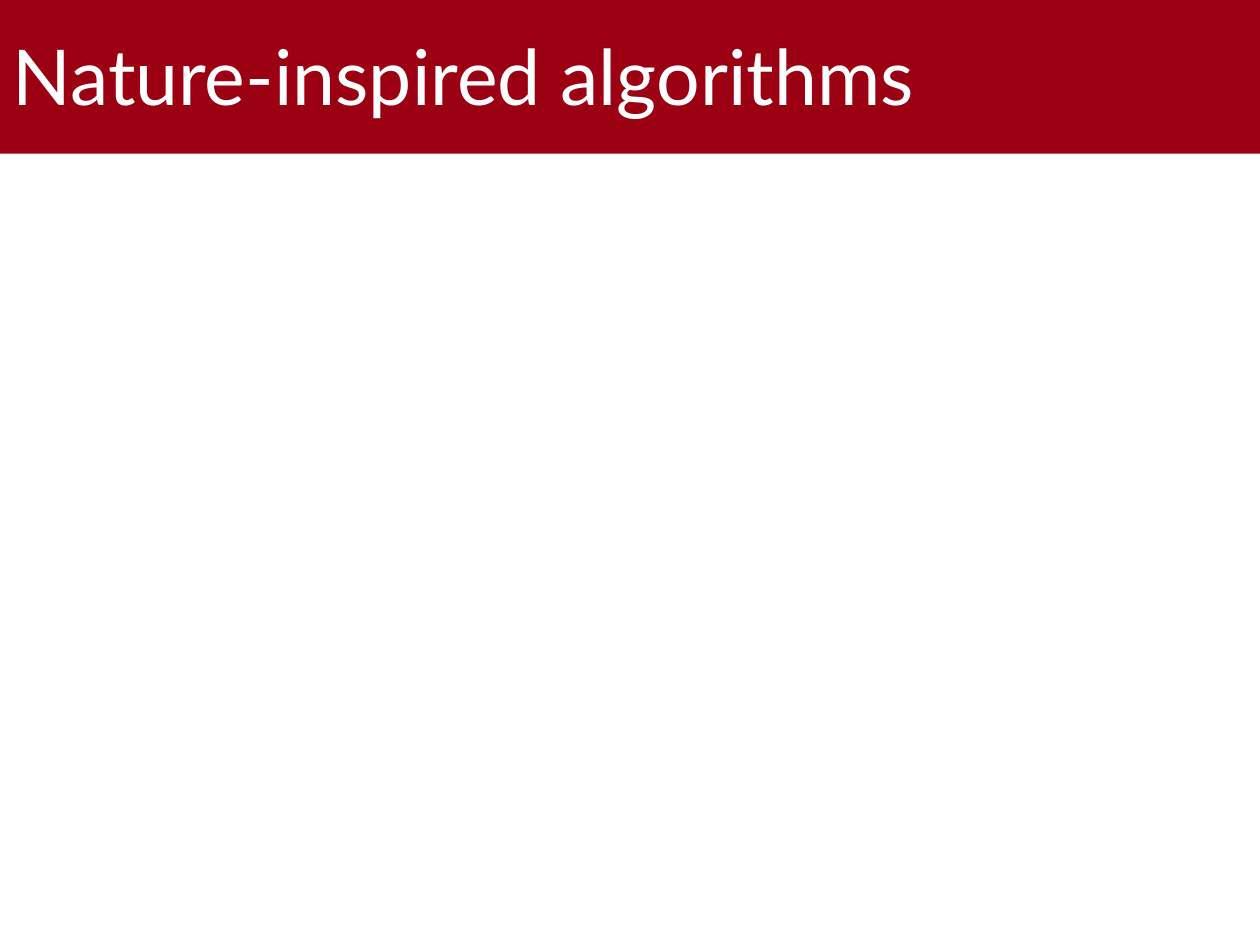
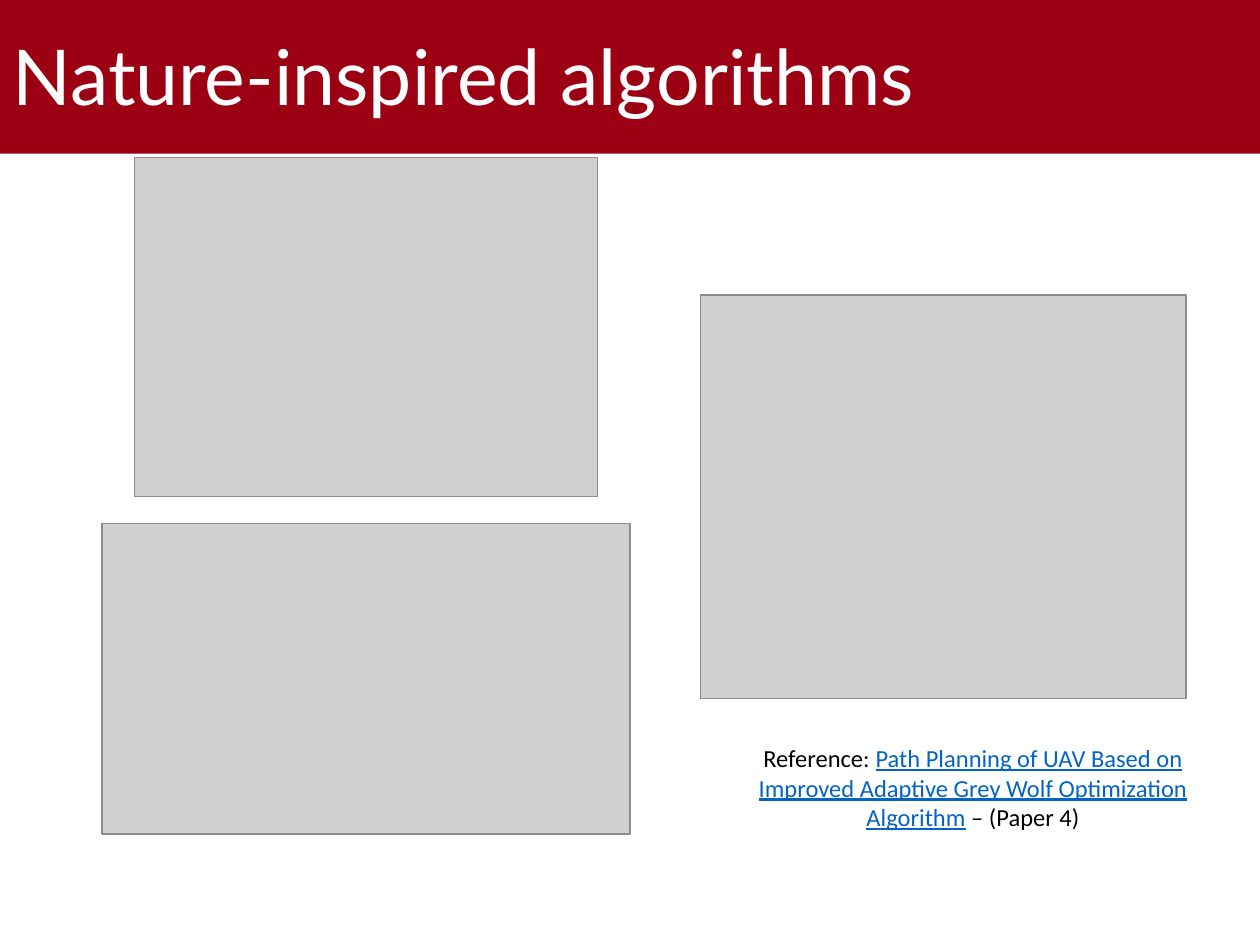
Before and after one commit to gabrielrovesti/WNMA-UAV-Route-Planning-Survey, a slide deck: slide 10 of 2 - Slides/UAV Route Planning Strategies.pptx. Drawn at 1260x945 pixels with LibreOffice and Linux fonts; fonts in the diff are those of the drawing; grey boxes stand for pictures; background and template pictures are left out. Boxes give left, top, right and bottom in pixels: in the first picture for what was removed or moved away, otherwise in the second. Text is boxed around its words. In the diff, an @@ line names an element or a change of style, - is before the commit and + after.

```diff
--- a/2 - Slides/UAV Route Planning Strategies.pptx
+++ b/2 - Slides/UAV Route Planning Strategies.pptx
@@ picture added at box(135, 158, 597, 496) @@
@@ picture added at box(701, 295, 1186, 698) @@
@@ picture added at box(102, 524, 630, 834) @@
@@ text added at box(759, 750, 1187, 831), 14 pt, text #0563C1, underline @@
+Reference: Path Planning of UAV Based on Improved Adaptive Grey Wolf Optimization Algorithm – (Paper 4)
```
Also in this commit, not shown: 7 other slides changed, 4 slides added, 1 other file.
